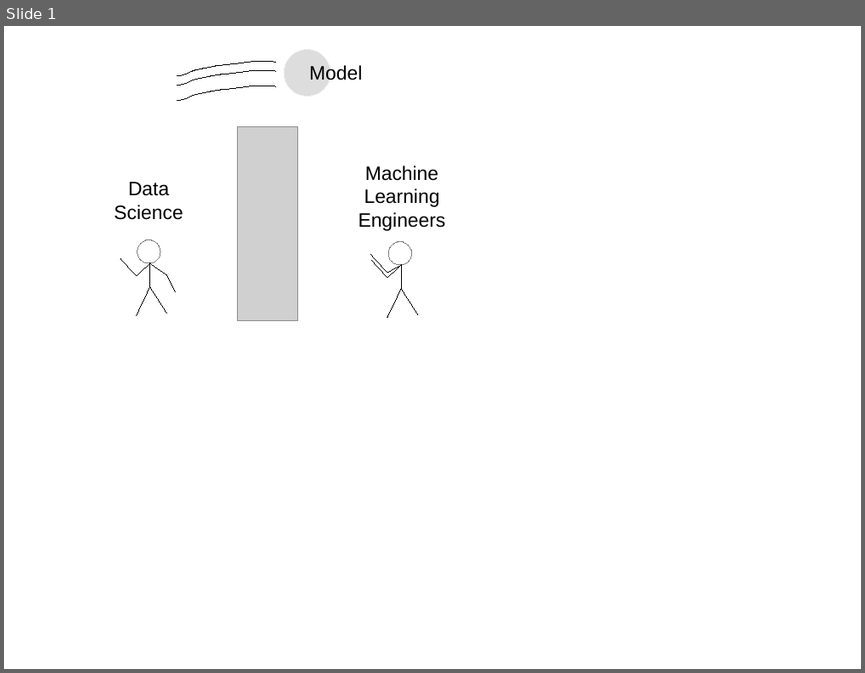
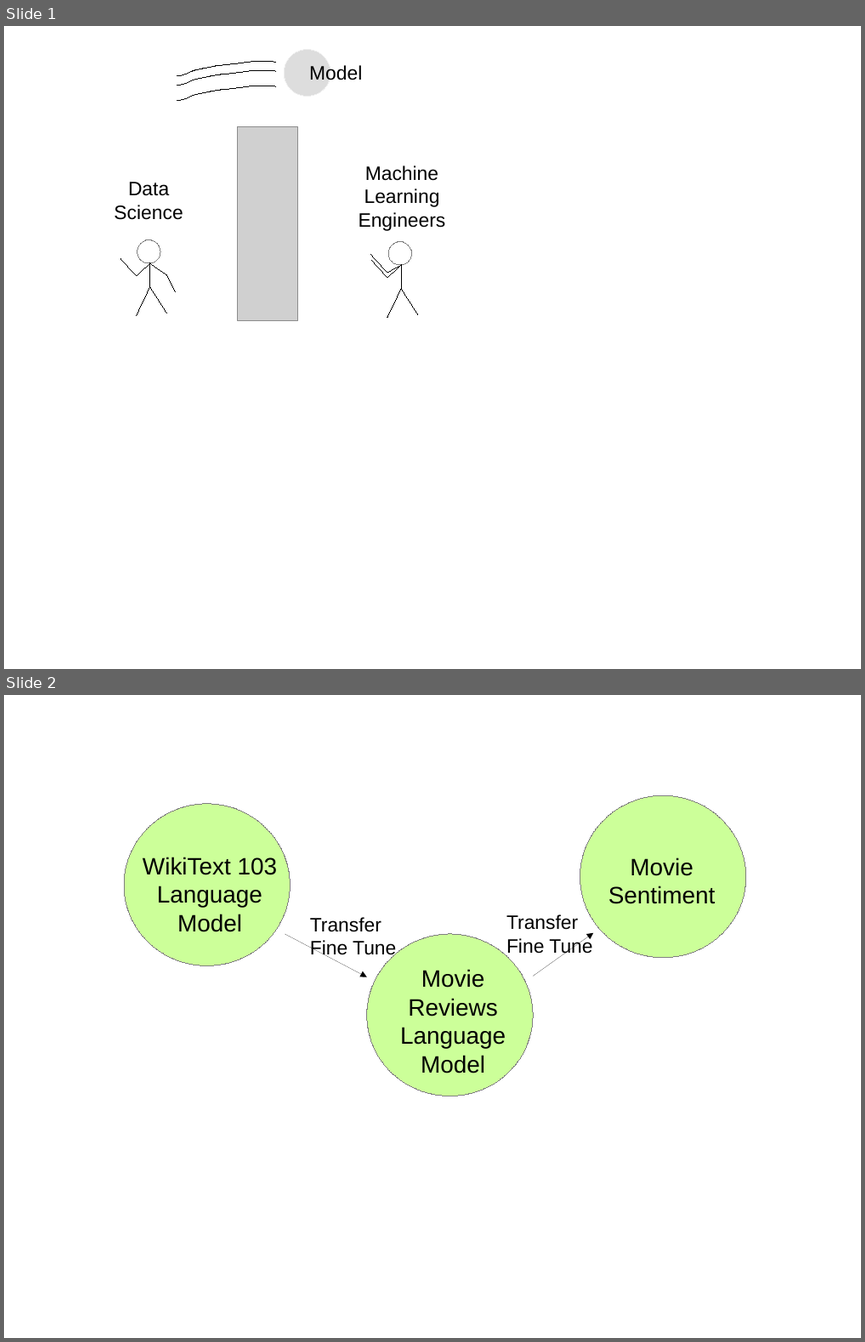
Before and after one commit to meanderingstream/ml_bias_risk_preso, a slide deck: resources/OverTheWall.odp. Shown one above the other, each under a label of ours: slide 1 before the commit, slides 1 and 2 after it. The pictures are 865x673 and 865x1342 pixels, drawn with LibreOffice and Linux fonts; fonts in the diff are those of the drawing; grey boxes stand for pictures. Boxes give left, top, right and bottom in pixels: in the first picture for what was removed or moved away, otherwise in the second. Text is boxed around its words. In the diff, an @@ line names an element or a change of style, - is before the commit and + after.

```diff
--- a/resources/OverTheWall.odp
+++ b/resources/OverTheWall.odp
@@ slide 2 added at (x1=4, y1=695, x2=861, y2=1338), background #FFFFFF @@
@@ ellipse added at (x1=580, y1=795, x2=747, y2=957), fill #CCFF99, outline #808080 0 pt @@
@@ ellipse added at (x1=124, y1=804, x2=290, y2=965), fill #CCFF99, outline #808080 0 pt @@
@@ text added at (x1=138, y1=872, x2=273, y2=932), 22 pt, text #000000 @@
+WikiText 103
+Language
+Model
@@ text added at (x1=143, y1=857, x2=278, y2=875), 22 pt, text #000000 @@
+WikiText 103
@@ text added at (x1=608, y1=857, x2=715, y2=904), 22 pt, text #000000 @@
+Movie
+Sentiment
@@ text added at (x1=310, y1=917, x2=396, y2=959), 18 pt, text #000000 @@
+Transfer
+Fine Tune
@@ text added at (x1=506, y1=914, x2=592, y2=958), 18 pt, text #000000 @@
+Transfer
+Fine Tune
@@ arrow added from (284, 934) to (367, 977), #000000 0 pt @@
@@ ellipse added at (x1=367, y1=934, x2=534, y2=1095), fill #CCFF99, outline #808080 0 pt @@
@@ arrow added from (533, 975) to (593, 933), #000000 0 pt @@
@@ text added at (x1=400, y1=969, x2=506, y2=1073), 22 pt, text #000000 @@
+Movie
+Reviews
+Language
+Model
```
Also in this commit, not shown: 7 other files.
